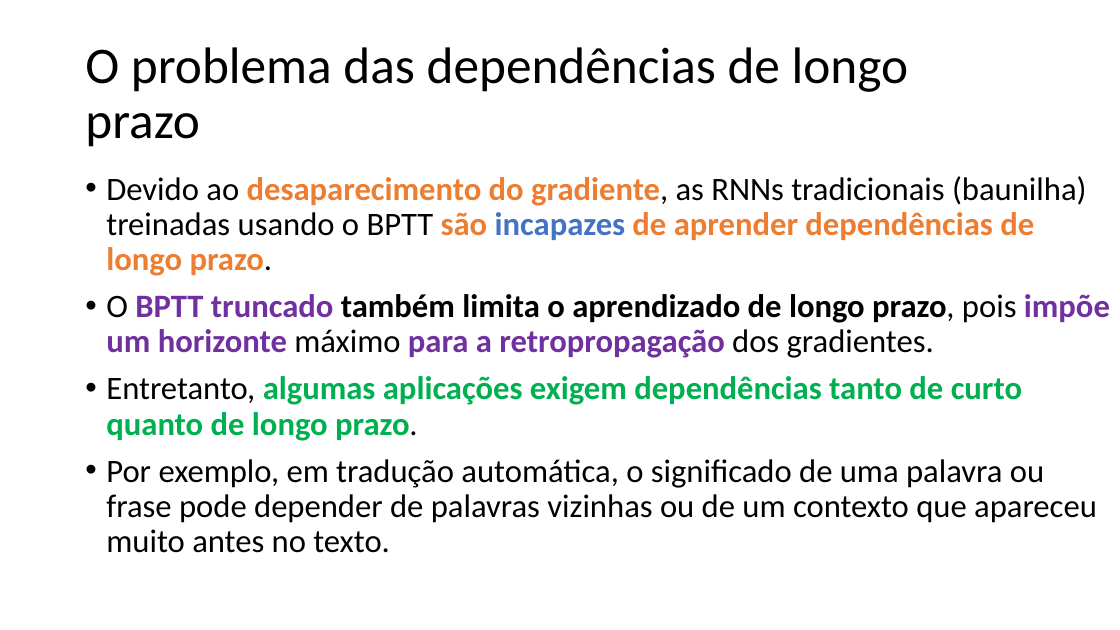
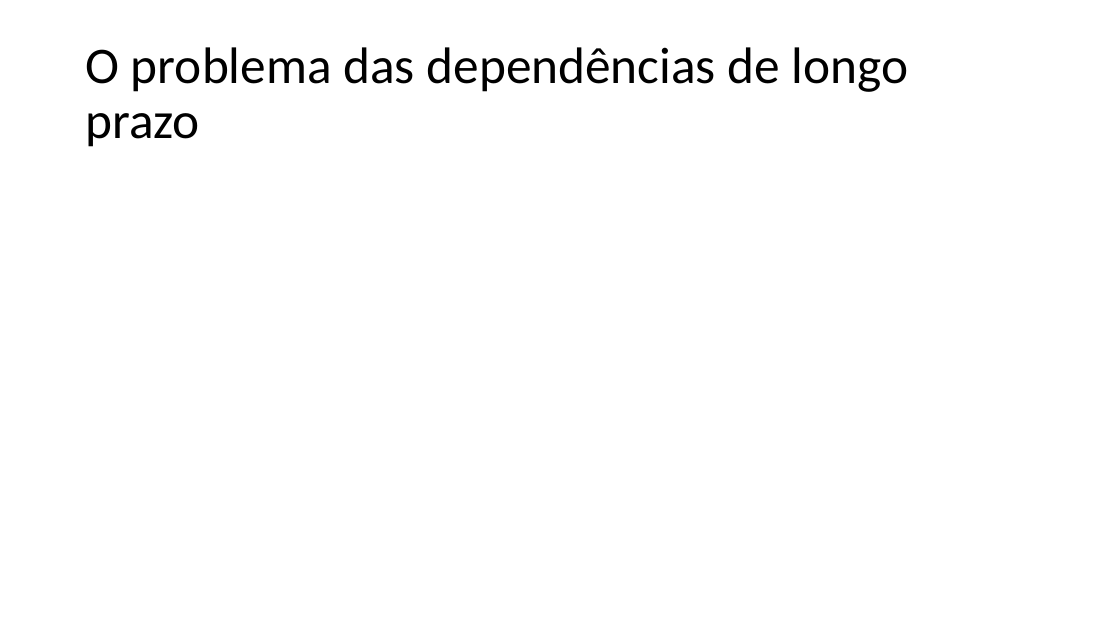
Before and after one commit to zz4fap/c24_inteligencia_artificial, a slide deck: slide 35 of slides/C24_RNN.pptx (slide 38 before the commit). Drawn at 1120x630 pixels with LibreOffice and Linux fonts; fonts in the diff are those of the drawing; grey boxes stand for pictures. Boxes give left, top, right and bottom in pixels: in the first picture for what was removed or moved away, otherwise in the second. Text is boxed around its words. In the diff, an @@ line names an element or a change of style, - is before the commit and + after.

```diff
--- a/slides/C24_RNN.pptx
+++ b/slides/C24_RNN.pptx
@@ text removed at [106,176,1110,553] @@
-• Devido ao desaparecimento do gradiente, as RNNs tradicionais (baunilha) treinadas usando o BPTT são incapazes de aprender dependências de longo prazo.
-• O BPTT truncado também limita o aprendizado de longo prazo, pois impõe um horizonte máximo para a retropropagação dos gradientes.
-• Entretanto, algumas aplicações exigem dependências tanto de curto quanto de longo prazo.
-• Por exemplo, em tradução automática, o significado de uma palavra ou frase pode depender de palavras vizinhas ou de um contexto que apareceu muito antes no texto.
```
Also in this commit, not shown: 24 other slides changed, 7 slides added, 8 slides removed, 1 other file.
